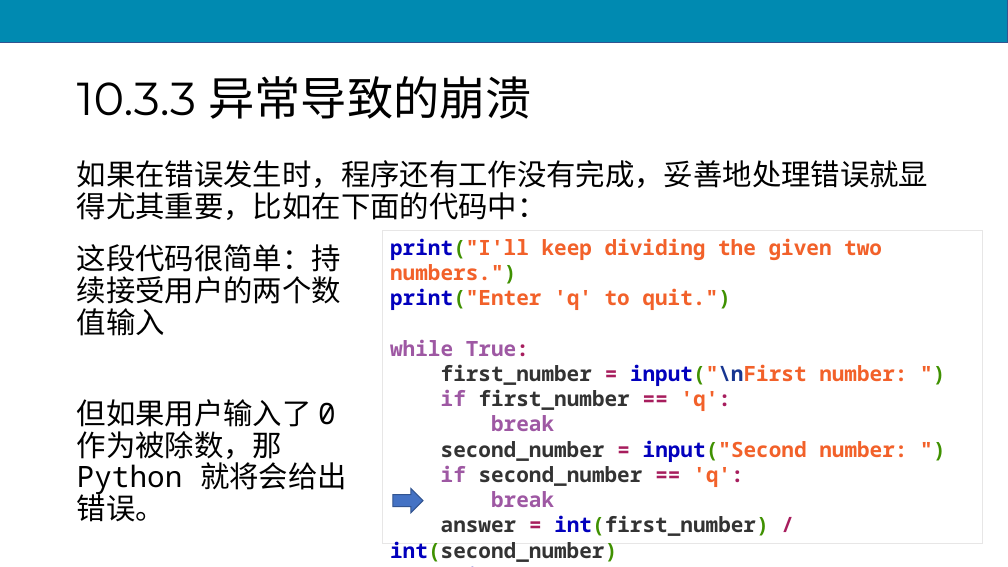
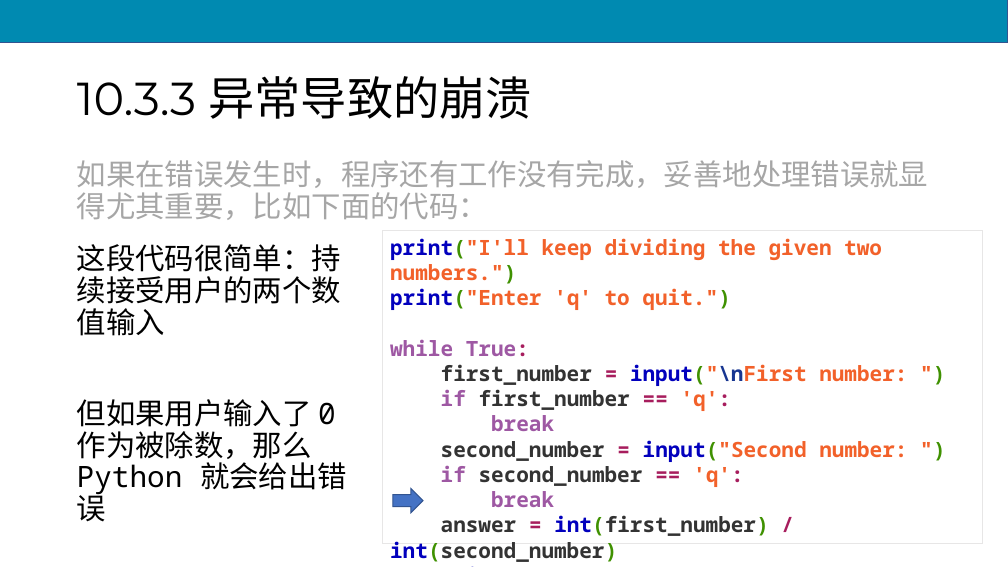
Before and after one commit to scruel/pcc_3e_slides, a slide deck: slide 55 of PPT/python10.pptx (slide 54 before the commit). Drawn at 1008x567 pixels with LibreOffice and Linux fonts; fonts in the diff are those of the drawing. Boxes give left, top, right and bottom in pixels: in the first picture for what was removed or moved away, otherwise in the second. Text is boxed around its words. In the diff, an @@ line names an element or a change of style, - is before the commit and + after.

```diff
--- a/PPT/python10.pptx
+++ b/PPT/python10.pptx
@@ text at bbox=[77, 160, 928, 220]: text changed; text colour #000000 to #A6A6A6 @@
-如果在错误发生时，程序还有工作没有完成，妥善地处理错误就显得尤其重要，比如在下面的代码中：
+如果在错误发生时，程序还有工作没有完成，妥善地处理错误就显得尤其重要，比如下面的代码：
@@ text at bbox=[77, 399, 347, 522]: text changed @@
-但如果用户输入了 0 作为被除数，那 Python 就将会给出错误。
+但如果用户输入了 0 作为被除数，那么 Python 就会给出错误
```
Also in this commit, not shown: 9 other slides changed, 1 slide added, 17 other files.
